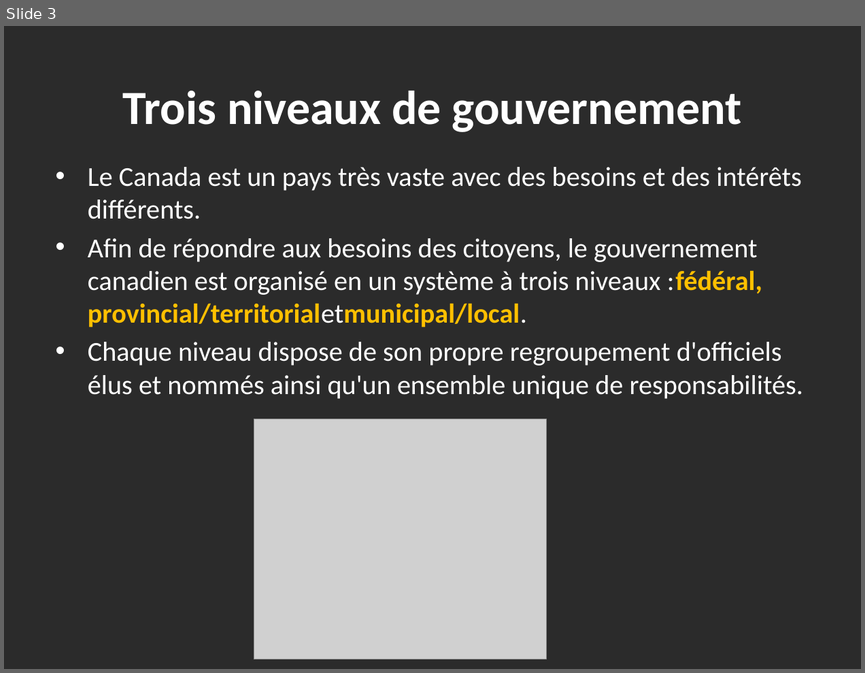
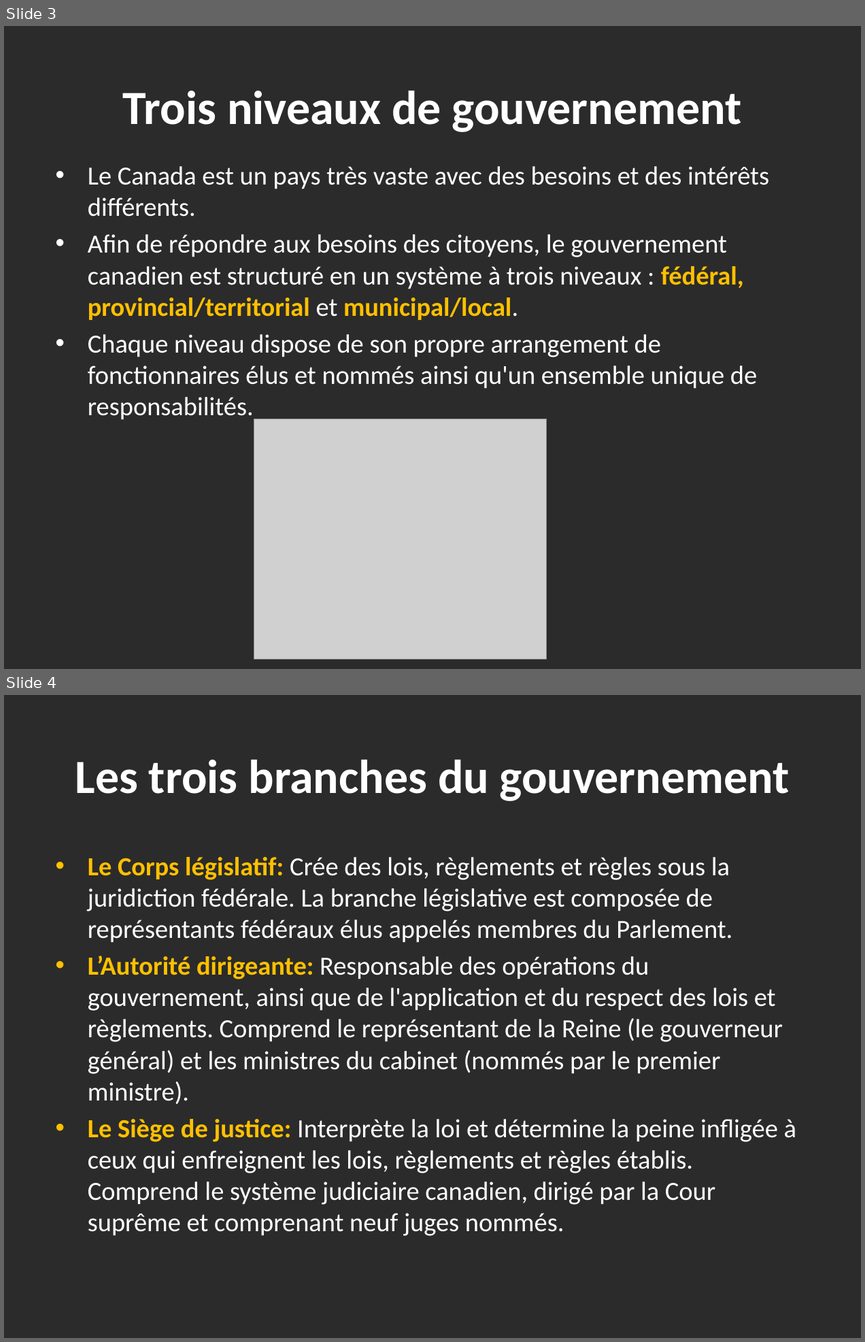
Before and after one commit to haomengqi00709/TranslationAPP, a slide deck: Output_ppt/PPT-3-Government-in-Canada1 (1)_fr_new_layout.pptx. Shown one above the other, each under a label of ours: slide 3 before the commit, slides 3 and 4 after it. The pictures are 865x673 and 865x1342 pixels, drawn with LibreOffice and Linux fonts; fonts in the diff are those of the drawing; grey boxes stand for pictures; background and template pictures are left out; a plain dark background stands for a picture behind light text. Boxes give left, top, right and bottom in pixels: in the first picture for what was removed or moved away, otherwise in the second. Text is boxed around its words. In the diff, an @@ line names an element or a change of style, - is before the commit and + after.

```diff
--- a/Output_ppt/PPT-3-Government-in-Canada1 (1)_fr_new_layout.pptx
+++ b/Output_ppt/PPT-3-Government-in-Canada1 (1)_fr_new_layout.pptx
@@ slide 4 added at [4,695,861,1338], background picture (left out) @@
@@ title added at [75,760,789,801], 40 pt, text #FFFFFF, bold @@
+Les trois branches du gouvernement
@@ text added at [88,857,796,1236], 22 pt, text #FFFFFF @@
+• Le Corps législatif: Crée des lois, règlements et règles sous la juridiction fédérale. La branche législative est composée de représentants fédéraux élus appelés membres du Parlement.
+• L’Autorité dirigeante: Responsable des opérations du gouvernement, ainsi que de l'application et du respect des lois et règlements. Comprend le représentant de la Reine (le gouverneur général) et les ministres du cabinet (nommés par le premier ministre).
+• Le Siège de justice: Interprète la loi et détermine la peine infligée à ceux qui enfreignent les lois, règlements et règles établis. Comprend le système judiciaire canadien, dirigé par la Cour suprême et comprenant neuf juges nommés.
@@ slide 3 changed as well @@
@@ text at [88,166,769,216]: size 23 to 22 pt in "Le Canada est un pays très vaste ..." @@
@@ text at [88,234,757,420]: text changed; size 23 to 22 pt @@
-• Afin de répondre aux besoins des citoyens, le gouvernement canadien est organisé en un système à trois niveaux :fédéral, provincial/territorialetmunicipal/local.
-• Chaque niveau dispose de son propre regroupement d'officiels élus et nommés ainsi qu'un ensemble unique de responsabilités.
+• Afin de répondre aux besoins des citoyens, le gouvernement canadien est structuré en un système à trois niveaux : fédéral, provincial/territorial et municipal/local.
+• Chaque niveau dispose de son propre arrangement de fonctionnaires élus et nommés ainsi qu'un ensemble unique de responsabilités.
```
Also in this commit, not shown: 2 other slides changed, 6 other slides added, 21 other files.
